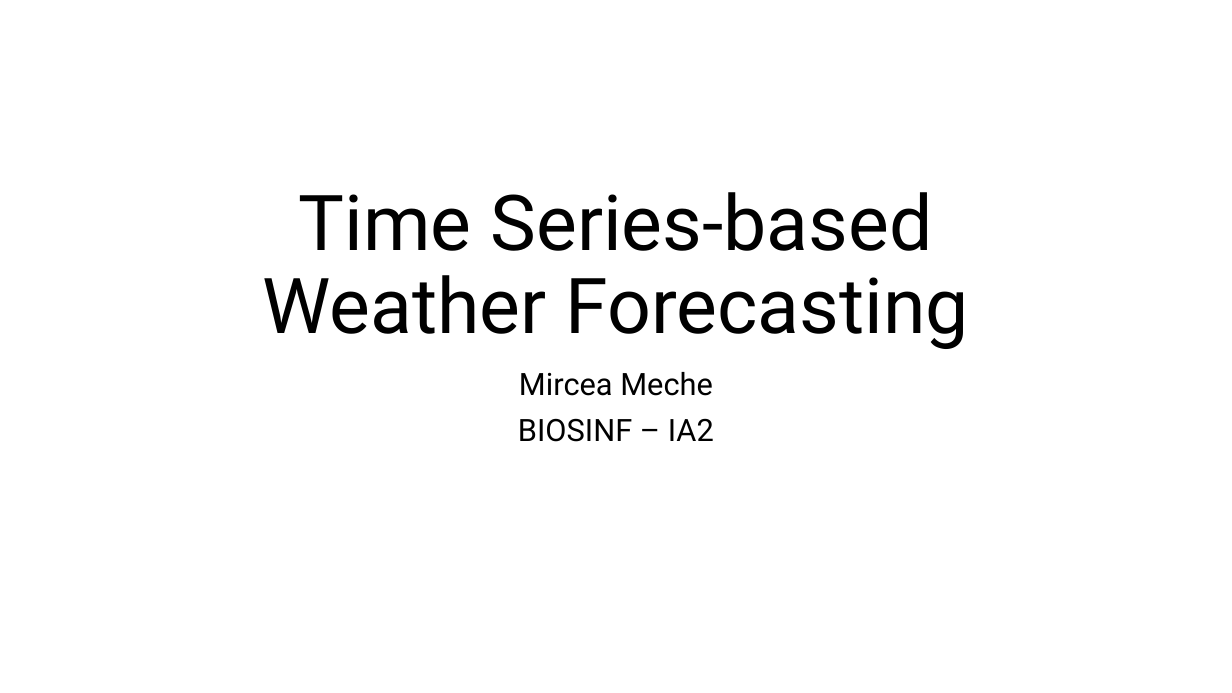
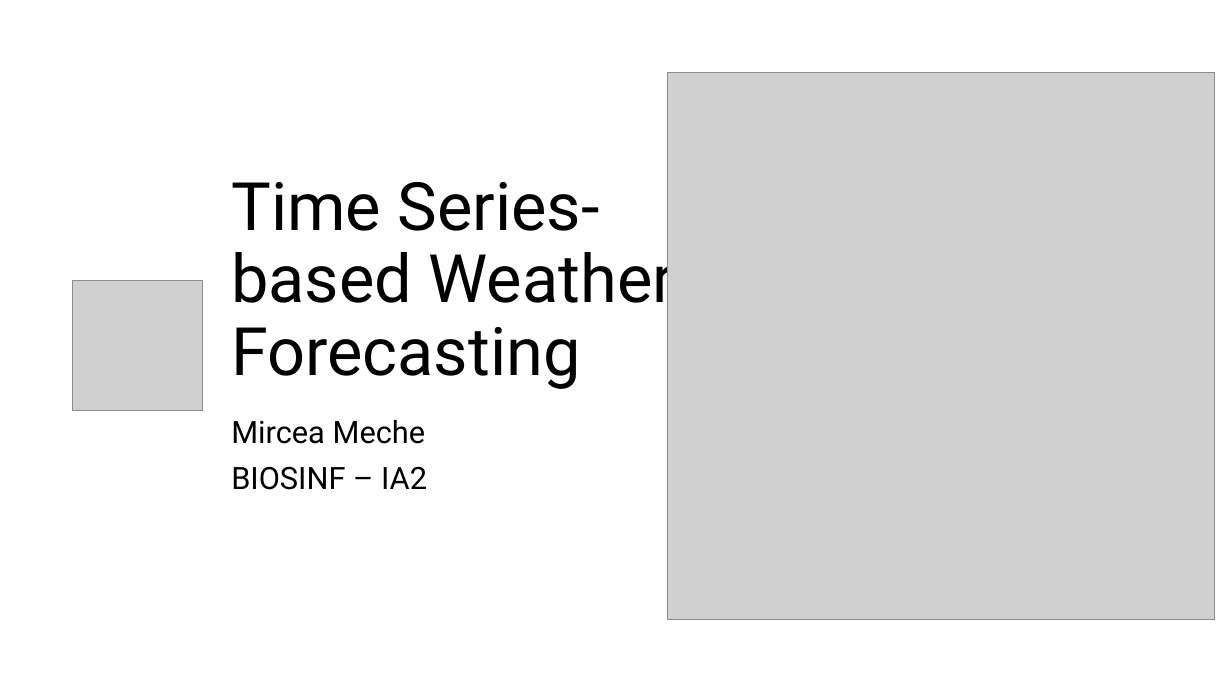
Before and after one commit to somecomfyguy/Project_IA2, a slide deck: slide 1 of meche_mircea_project_ia2.pptx. Drawn at 1232x693 pixels with LibreOffice and Linux fonts; fonts in the diff are those of the drawing; grey boxes stand for pictures. Boxes give left, top, right and bottom in pixels: in the first picture for what was removed or moved away, otherwise in the second. Text is boxed around its words. In the diff, an @@ line names an element or a change of style, - is before the commit and + after.

```diff
--- a/meche_mircea_project_ia2.pptx
+++ b/meche_mircea_project_ia2.pptx
@@ title "Time Series-based Weather Forecasting": place and size @@
-title "Time Series-based Weather Forecasting" at [263, 192, 969, 349]
+title "Time Series-based Weather Forecasting" at [231, 182, 675, 389]
@@ title "Time Series-based Weather Forecasting" at [231, 182, 675, 389]: size 60 to 52 pt; alignment centre to left @@
@@ picture added at [668, 72, 1215, 619] @@
@@ picture added at [72, 281, 202, 411] @@
@@ subtitle "Mircea Meche": place and size @@
-subtitle "Mircea Meche" at [518, 372, 714, 442]
+subtitle "Mircea Meche" at [231, 420, 427, 490]
@@ subtitle "Mircea Meche" at [231, 420, 427, 490]: alignment centre to left @@
```
Also in this commit, not shown: 3 other slides changed, 7 slides added, 3 slides removed, 1 other file.
